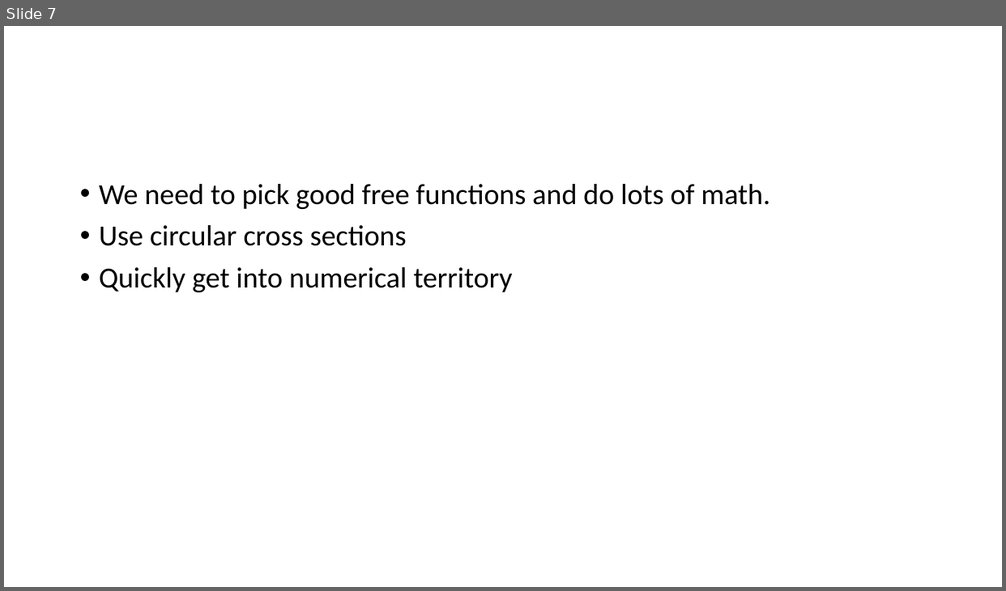
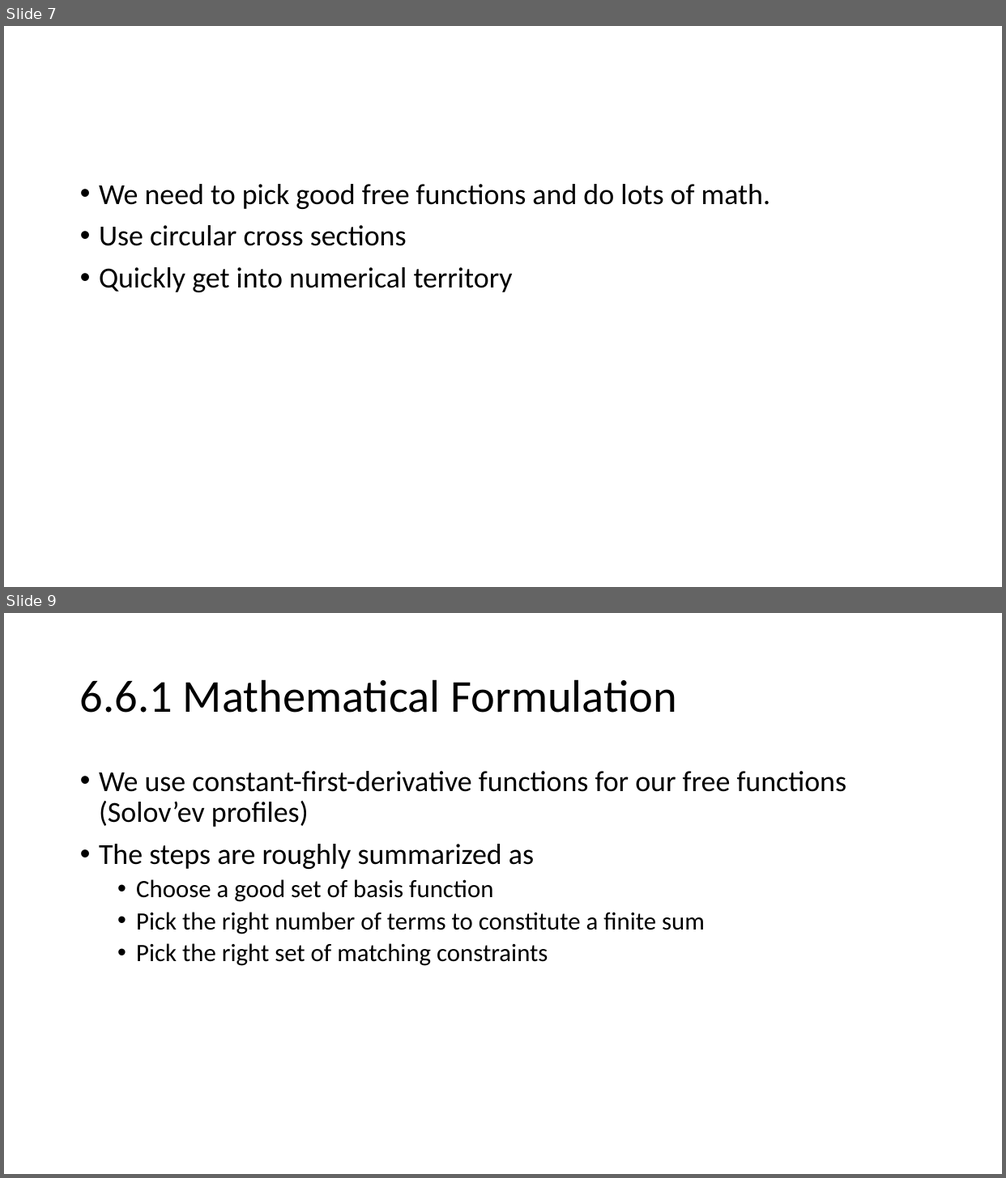
Before and after one commit to bartlettnbb2/academia, a slide deck: Presentations/IdealMHD_ch6.pptx. Shown one above the other, each under a label of ours: slide 7 before the commit, slides 7 and 9 after it; the slides between them are not shown. The pictures are 1006x591 and 1006x1178 pixels, drawn with LibreOffice and Linux fonts; fonts in the diff are those of the drawing; grey boxes stand for pictures. Boxes give left, top, right and bottom in pixels: in the first picture for what was removed or moved away, otherwise in the second. Text is boxed around its words. In the diff, an @@ line names an element or a change of style, - is before the commit and + after.

```diff
--- a/Presentations/IdealMHD_ch6.pptx
+++ b/Presentations/IdealMHD_ch6.pptx
@@ slide 9 added at box(4, 613, 1002, 1174), background #FFFFFF @@
@@ title added at box(80, 679, 677, 713), 44 pt, text #000000 @@
+6.6.1 Mathematical Formulation
@@ text added at box(99, 771, 847, 966), 24 pt, text #000000 @@
+• We use constant-first-derivative functions for our free functions (Solov’ev profiles)
+• The steps are roughly summarized as
+  • Choose a good set of basis function
+  • Pick the right number of terms to constitute a finite sum
+  • Pick the right set of matching constraints
```
Also in this commit, not shown: 1 slide changed, 10 other slides added, 1 other file.
